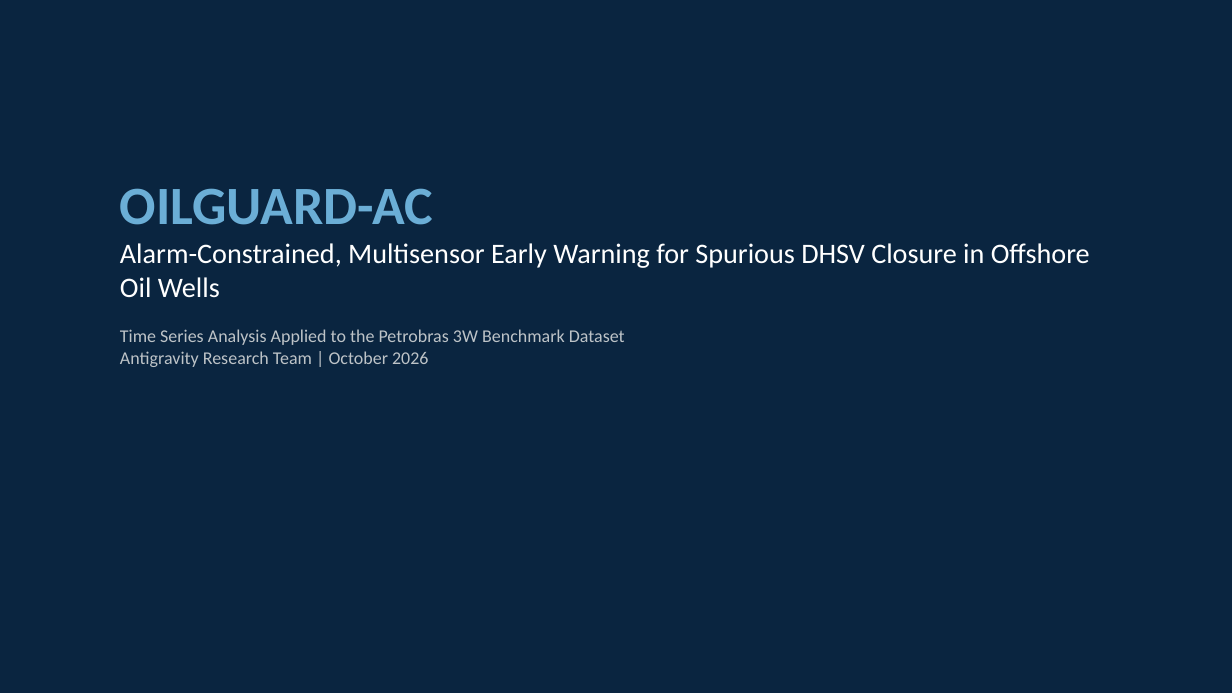
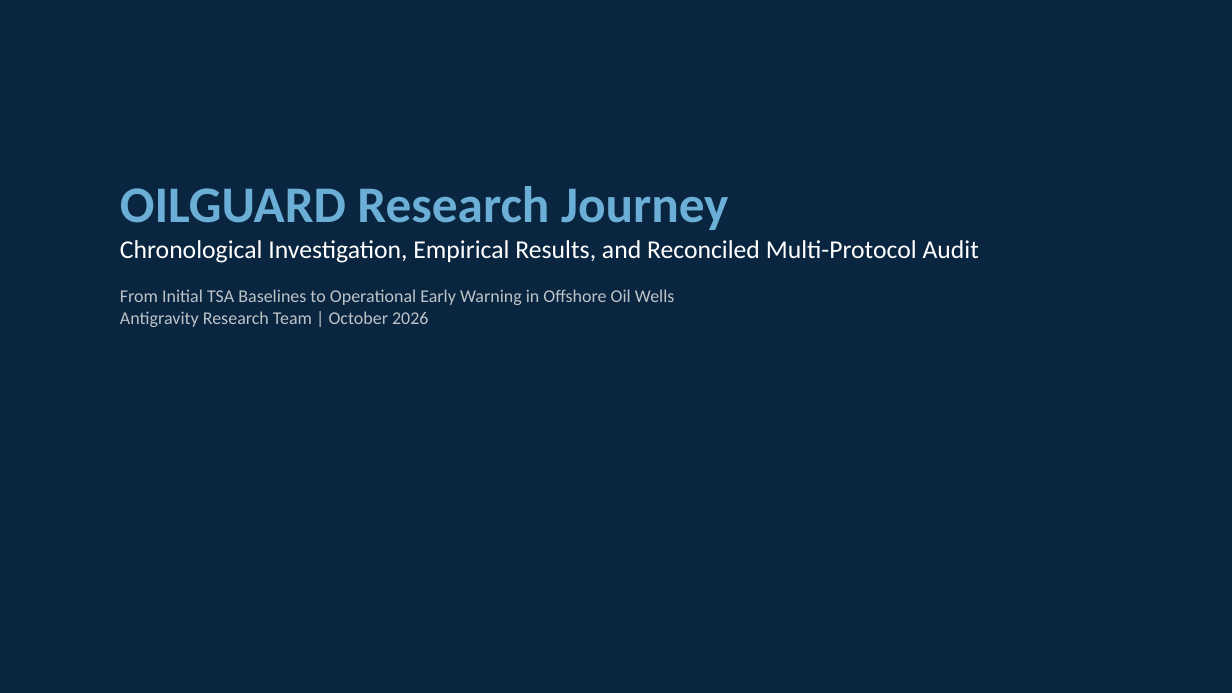
Before and after one commit to Ravva-78/tsa-oilguard, a slide deck: slide 1 of report/OILGUARD_Presentation.pptx. Drawn at 1232x693 pixels with LibreOffice and Linux fonts; fonts in the diff are those of the drawing. Boxes give left, top, right and bottom in pixels: in the first picture for what was removed or moved away, otherwise in the second. Text is boxed around its words. In the diff, an @@ line names an element or a change of style, - is before the commit and + after.

Commit message:
Restructure Technical Report and Slides into chronological 5-stage research journey: what was tried, results obtained, paradoxes discovered, and reconciled multi-protocol findings

```diff
--- a/report/OILGUARD_Presentation.pptx
+++ b/report/OILGUARD_Presentation.pptx
@@ text at box(120, 186, 979, 327): text changed @@
-OILGUARD-AC
-Alarm-Constrained, Multisensor Early Warning for Spurious DHSV Closure in Offshore Oil Wells
-Time Series Analysis Applied to the Petrobras 3W Benchmark Dataset
-Antigravity Research Team | October 2026
+OILGUARD Research Journey
+Chronological Investigation, Empirical Results, and Reconciled Multi-Protocol Audit
+From Initial TSA Baselines to Operational Early Warning in Offshore Oil Wells
+Antigravity Research Team | October 2026
```
Also in this commit, not shown: 4 other slides changed, 3 slides added, 3 slides removed, 3 other files.
